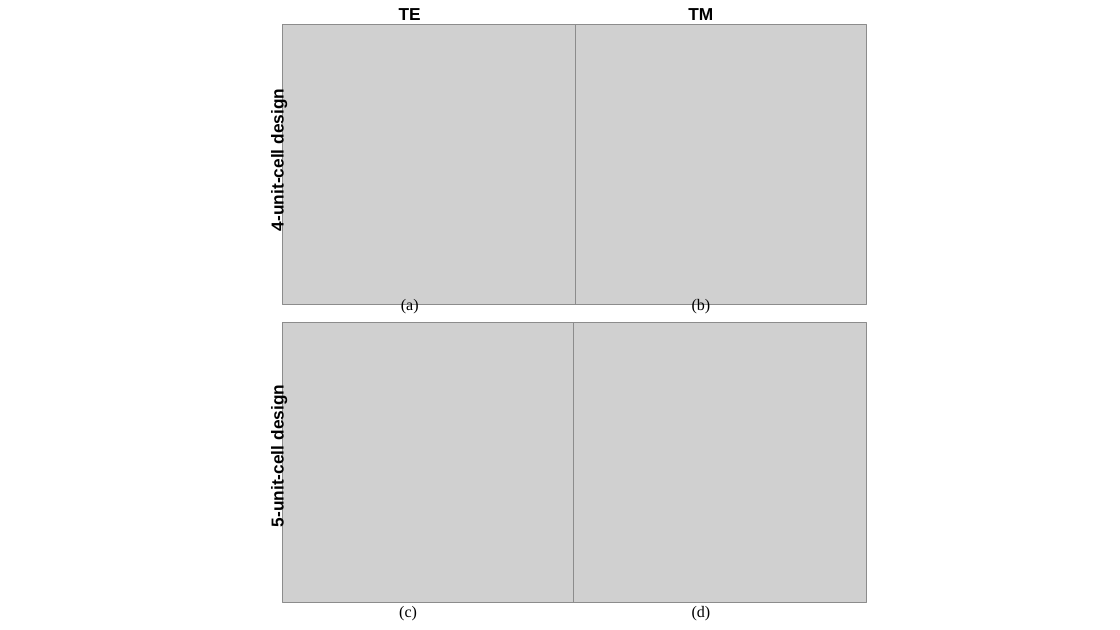
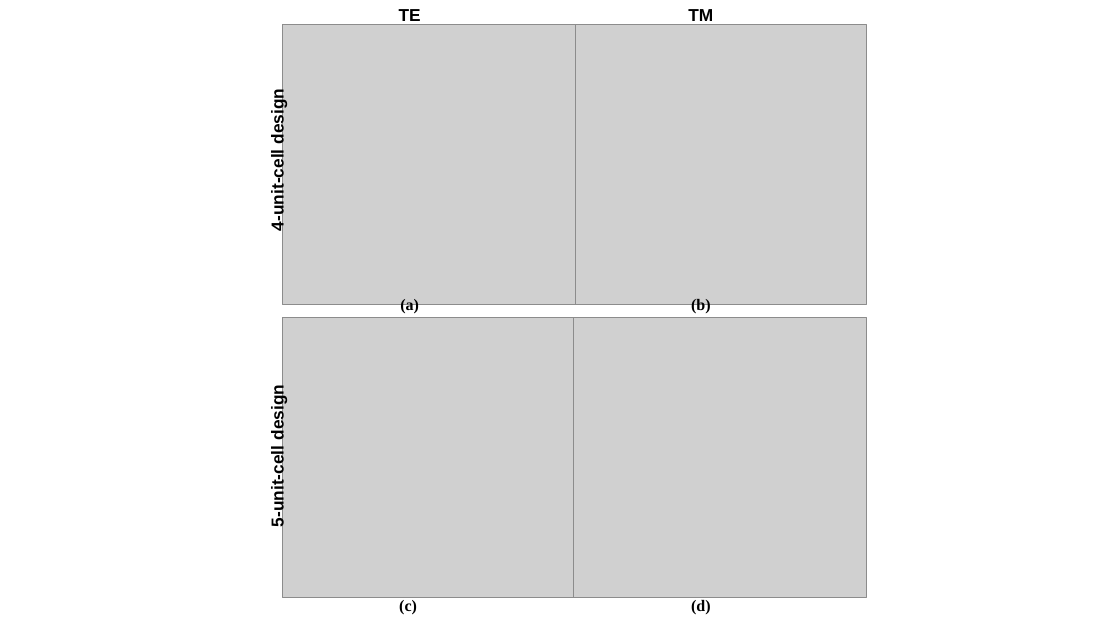
Before and after one commit to Chettanat-Pa/AsymReca_SbSe, a slide deck: slide 8 of figs/figures (IEEE).pptx. Drawn at 1120x630 pixels with LibreOffice and Linux fonts; fonts in the diff are those of the drawing; grey boxes stand for pictures. Boxes give left, top, right and bottom in pixels: in the first picture for what was removed or moved away, otherwise in the second. Text is boxed around its words. In the diff, an @@ line names an element or a change of style, - is before the commit and + after.

```diff
--- a/figs/figures (IEEE).pptx
+++ b/figs/figures (IEEE).pptx
@@ picture: place and size @@
-picture at (283, 322, 575, 602)
+picture at (283, 317, 575, 597)
@@ picture: place and size @@
-picture at (573, 322, 866, 602)
+picture at (573, 317, 866, 597)
@@ bold on in 4 elements at (400, 299, 419, 314), (691, 299, 711, 314), (691, 600, 711, 614), (399, 600, 417, 614) @@
```
Also in this commit, not shown: 4 other slides changed, 10 other files.
